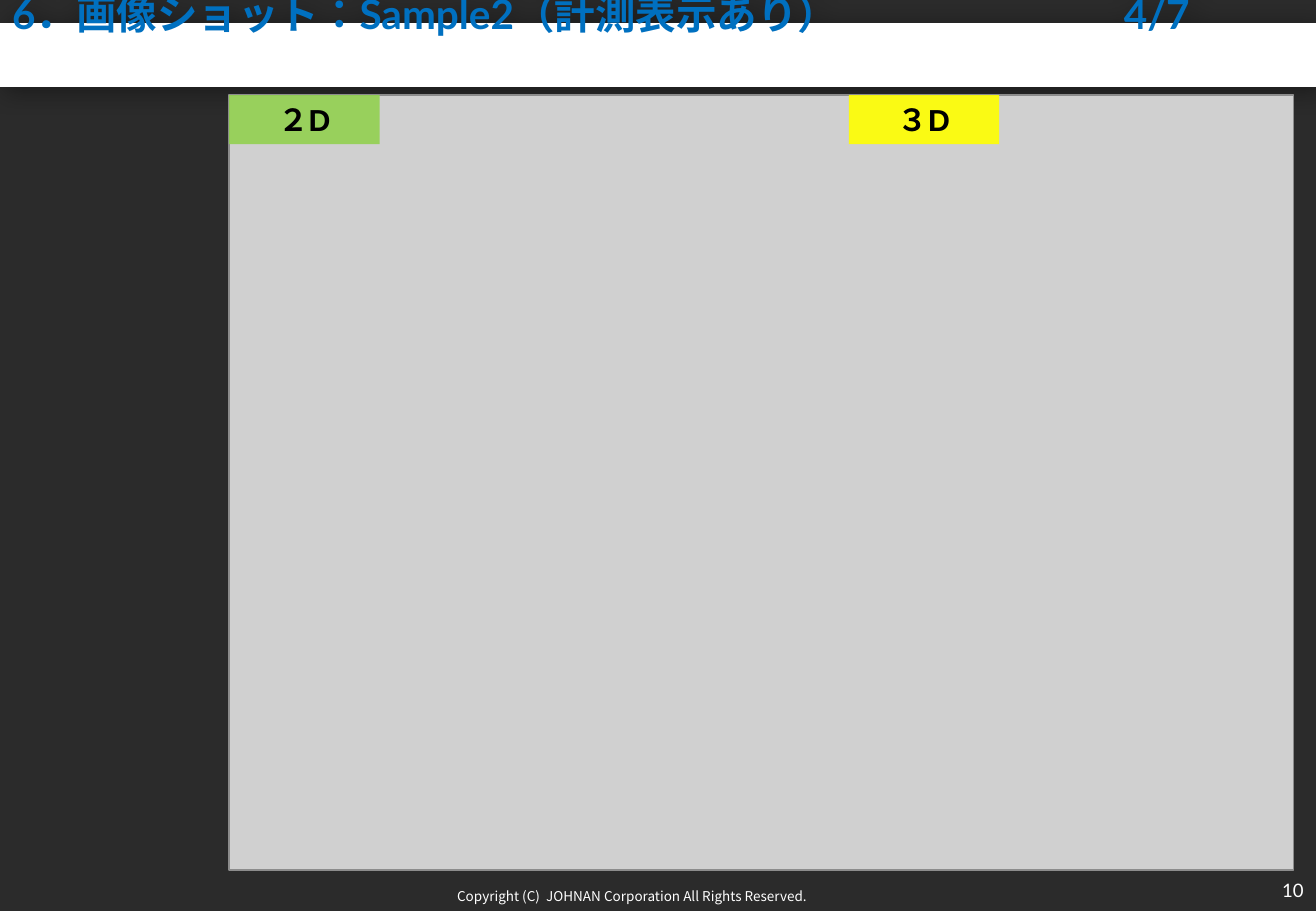
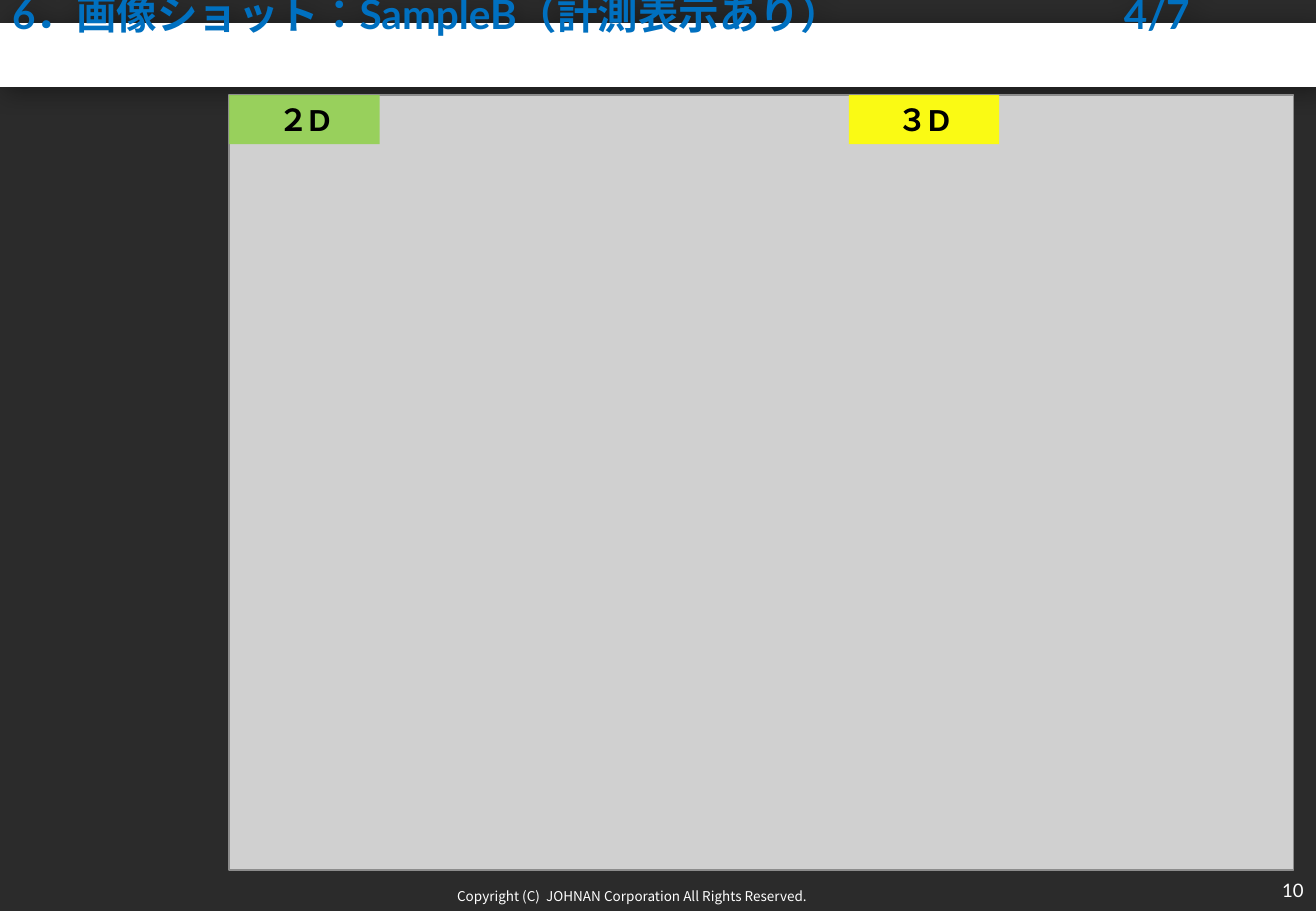
Before and after one commit to ichi123x/make_new_report, a slide deck: slide 11 of 新規_撮影報告書.pptx. Drawn at 1316x911 pixels with LibreOffice and Linux fonts; fonts in the diff are those of the drawing; grey boxes stand for pictures; background and template pictures are left out; a plain dark background stands for a picture behind light text. Boxes give left, top, right and bottom in pixels: in the first picture for what was removed or moved away, otherwise in the second. Text is boxed around its words. In the diff, an @@ line names an element or a change of style, - is before the commit and + after.

```diff
--- a/新規_撮影報告書.pptx
+++ b/新規_撮影報告書.pptx
@@ title at (x1=12, y1=0, x2=1190, y2=38): text changed @@
-6．画像ショット：Sample2（計測表示あり） 4/7
+6．画像ショット：SampleB（計測表示あり） 4/7
```
Also in this commit, not shown: 10 other slides changed, 3 other files.
